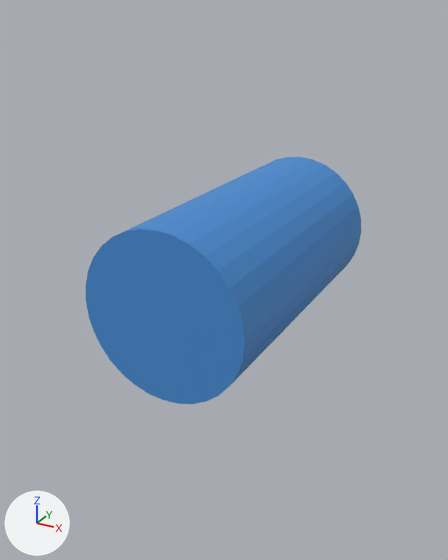
Renders of the OBJ model ADF/DSU/high_res/arm_link5.OBJ from each side of a commit.
Rendered twice from a 50 mm lens placed at (0.424, -0.829, 0.376), pointed at (-0.019, -0.024, -0.027). The axes (+X, +Y, +Z) are drawn at lower left. The lights are the same throughout. Where no turn or scale is listed for an object, it has been applied to the vertices.

The first picture shows 'arm_link5_Cylinder.006'.
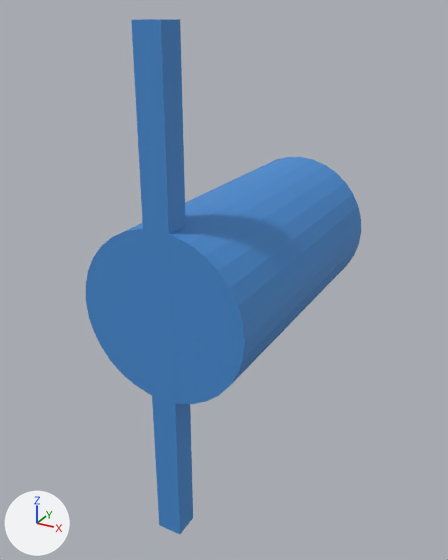
Boxes (x1, y1, x2, y2) around the edits, measured in the pictures (448 x 560 px):
'arm_link5_Cylinder.006', reshaped (108% taller)
    before: (86, 157, 361, 404)
    after: (86, 19, 361, 534)
part 1 of me_arm_link5_cylinder_006, added (blue)
    after: (131, 19, 193, 534)

The change in detail:
me_arm_link5_cylinder_006 has 64 vertices, 34 faces and spans x -0.125..0.125, y -0.234..0.234, z -0.125..0.125.
me_arm_link5_cylinder_006 is used by ob_arm_link5_cylinder_006; location (0.0, 0.0, 0.0).
me_arm_link5_cylinder_006 part 1: a new loose piece, a box spanning x -0.019..0.019, y -0.234..-0.195, z -0.364..0.364, in mat_material_012 (blue #468bd1).
